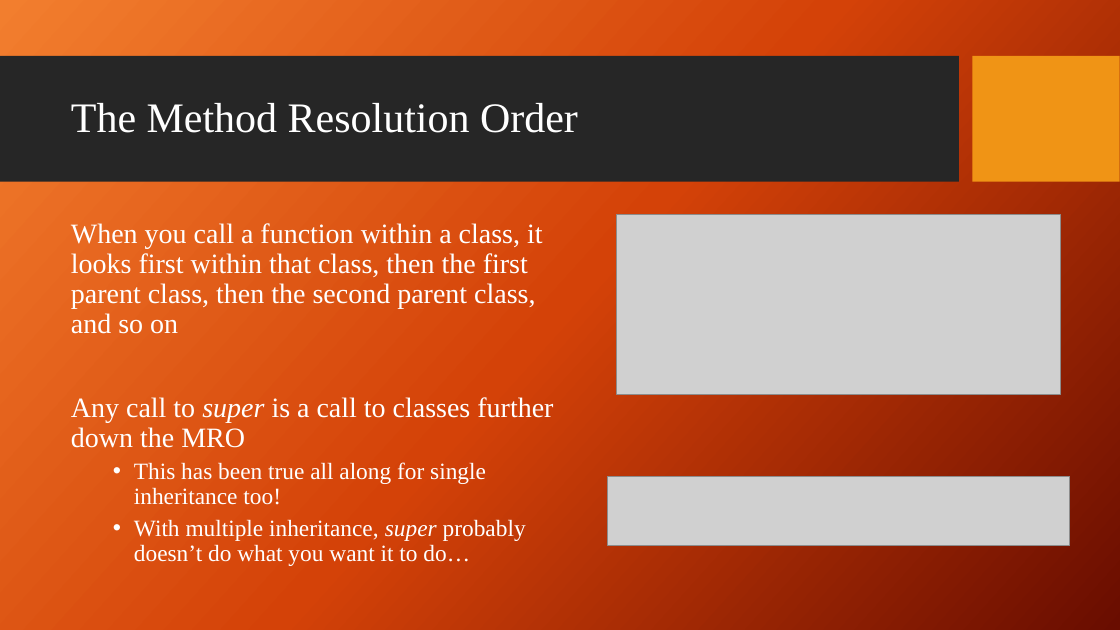
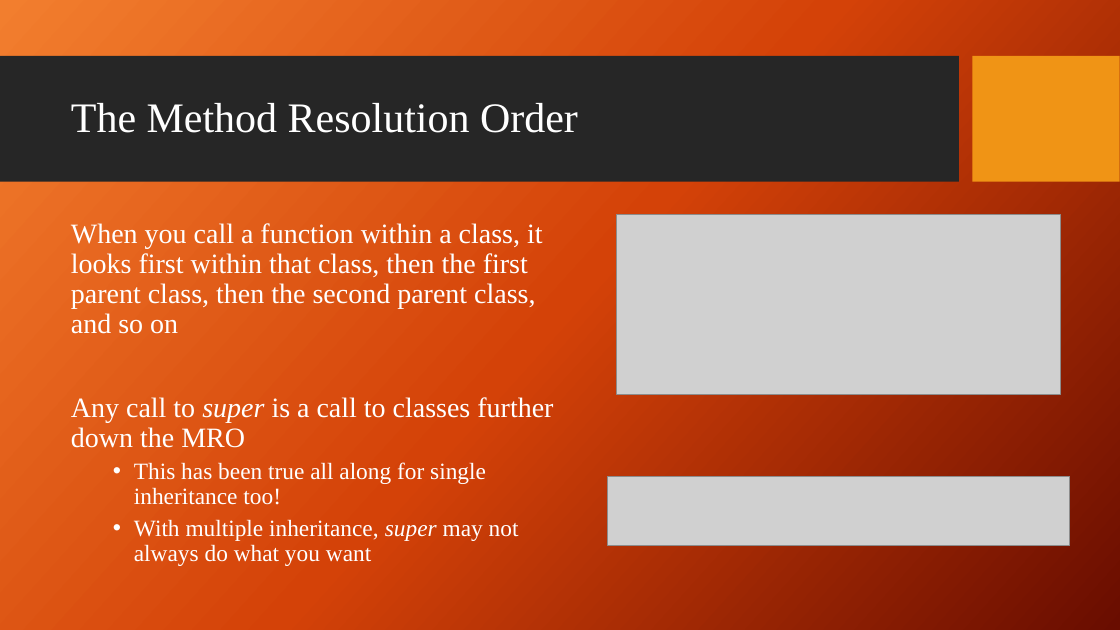
Before and after one commit to giganano/PythonBootcamp, a slide deck: slide 6 of slides/multiple_inheritance.pptx. Drawn at 1120x630 pixels with LibreOffice and Linux fonts; fonts in the diff are those of the drawing; grey boxes stand for pictures; background and template pictures are left out. Boxes give left, top, right and bottom in pixels: in the first picture for what was removed or moved away, otherwise in the second. Text is boxed around its words. In the diff, an @@ line names an element or a change of style, - is before the commit and + after.

```diff
--- a/slides/multiple_inheritance.pptx
+++ b/slides/multiple_inheritance.pptx
@@ text at (134, 519, 519, 566): text changed @@
-  • With multiple inheritance, super probably doesn’t do what you want it to do…
+  • With multiple inheritance, super may not always do what you want
```
Also in this commit, not shown: 1 other slide changed, 2 other files.
